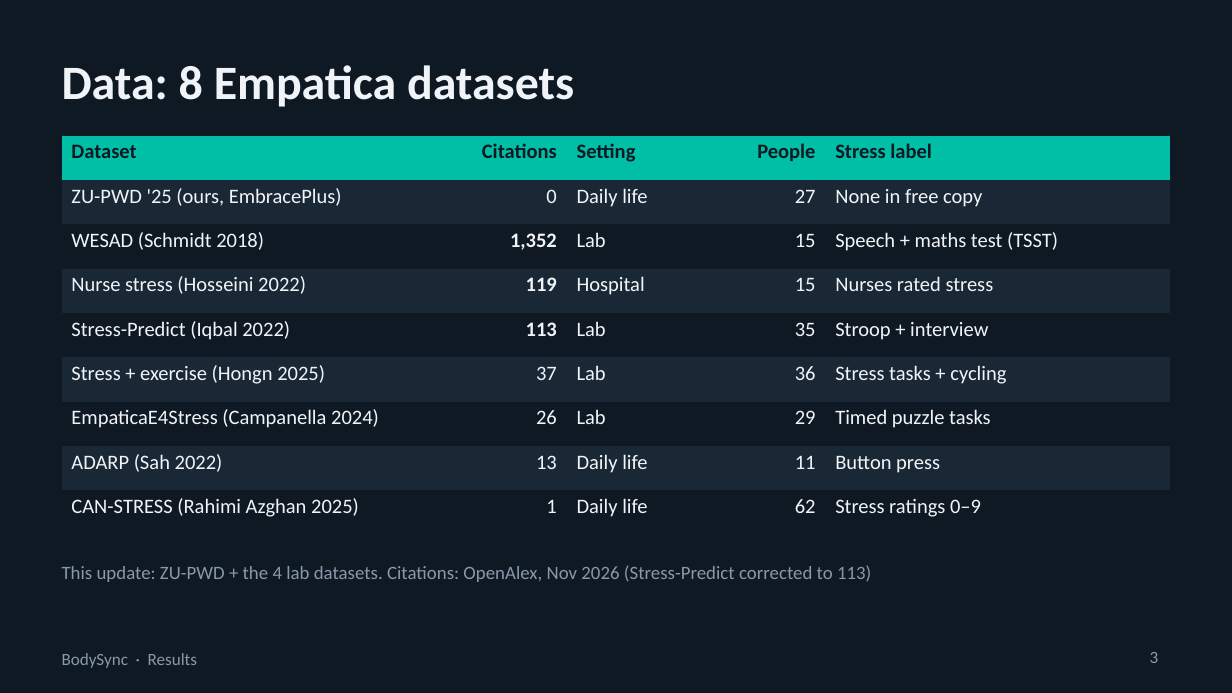
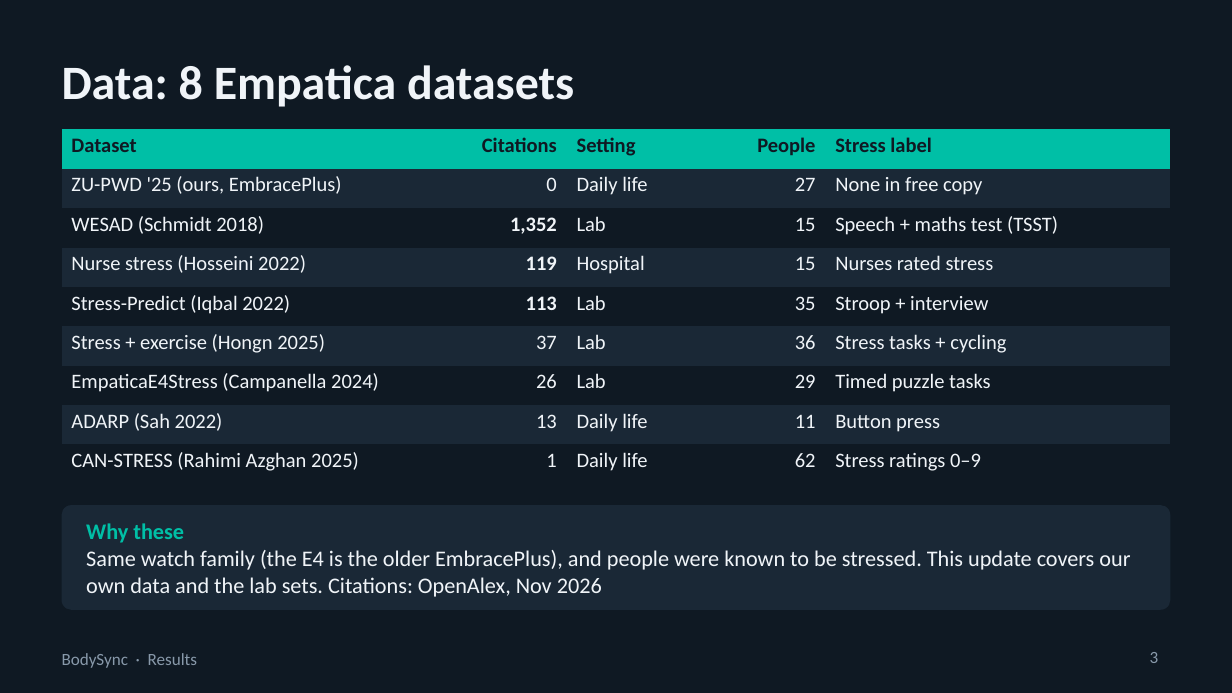
Before and after one commit to swaylakh/bodysync, a slide deck: slide 3 of docs/slides/BodySync_Update.pptx. Drawn at 1232x693 pixels with LibreOffice and Linux fonts; fonts in the diff are those of the drawing. Boxes give left, top, right and bottom in pixels: in the first picture for what was removed or moved away, otherwise in the second. Text is boxed around its words. In the diff, an @@ line names an element or a change of style, - is before the commit and + after.

```diff
--- a/docs/slides/BodySync_Update.pptx
+++ b/docs/slides/BodySync_Update.pptx
@@ table: place and size @@
-table at (62, 136, 1170, 521)
+table at (62, 129, 1170, 475)
@@ rounded rectangle added at (62, 505, 1170, 610), fill #1A2836 @@
@@ text at (86, 523, 1130, 597): text changed; size 11 to 13 pt; text colour #8899AA to #F0F4F8 @@
-This update: ZU-PWD + the 4 lab datasets. Citations: OpenAlex, Nov 2026 (Stress-Predict corrected to 113)
+Why these
+Same watch family (the E4 is the older EmbracePlus), and people were known to be stressed. This update covers our own data and the lab sets. Citations: OpenAlex, Nov 2026
```
Also in this commit, not shown: 4 other slides changed.
